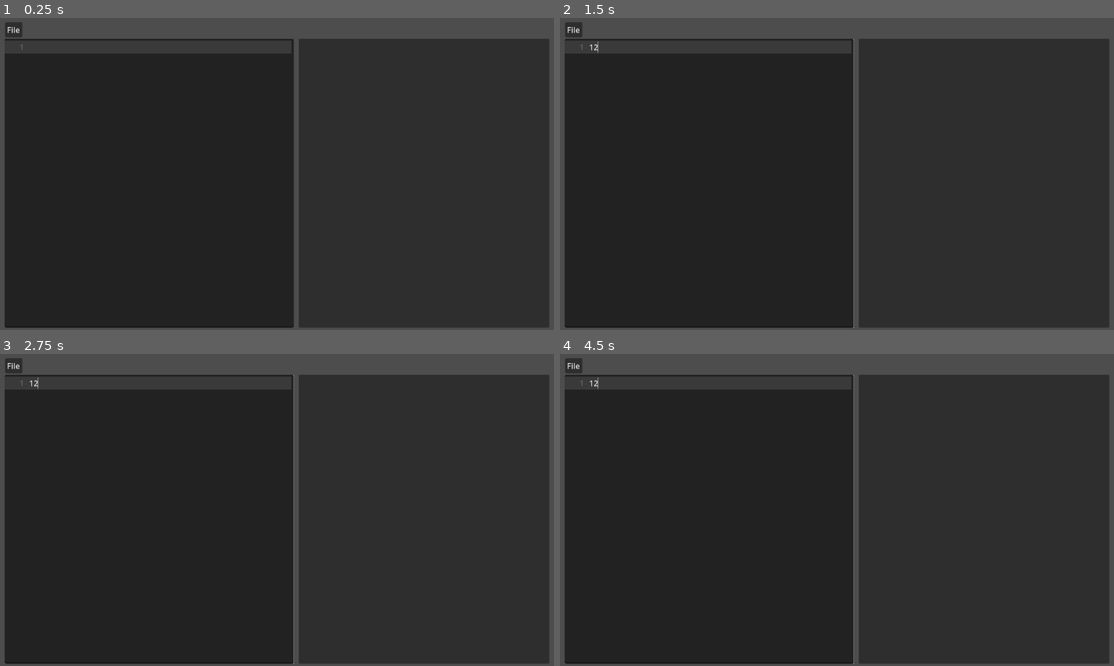
Above: before the commit, frames 1-4 (two rows, left to right).
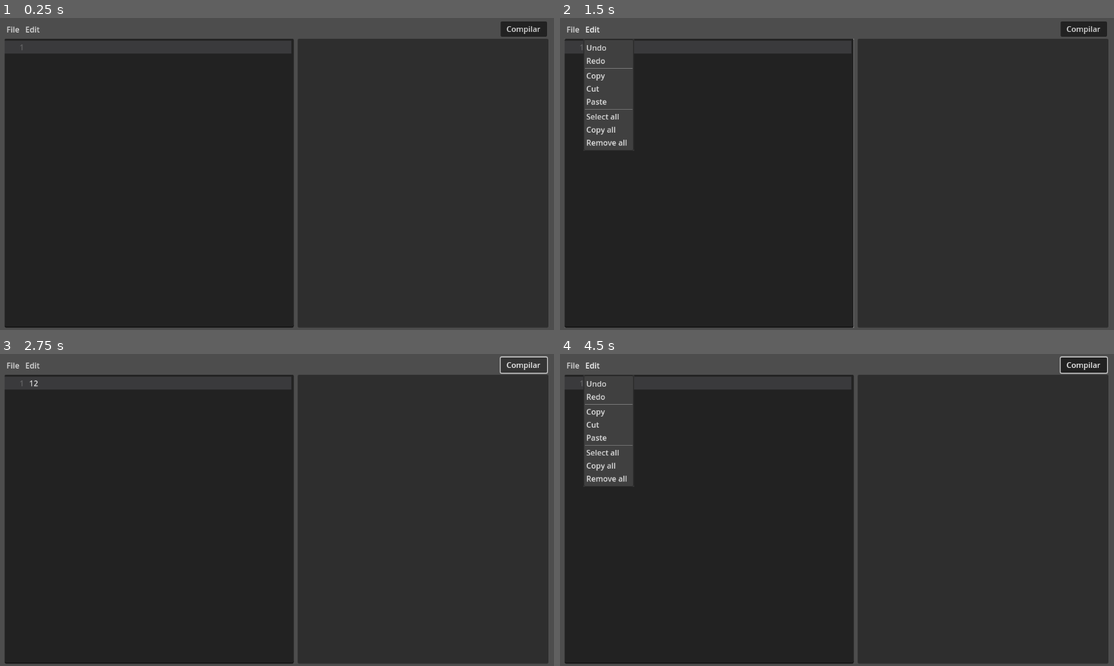
Above: after the commit, the same moments.

Repository: gaboCiber/WallEGraphics
Game: Godot game, scene res://container.tscn
Two runs of this game, one before a commit and one after it. Both use one fixed random seed, a clock stepped at 60 frames per second and the inputs below.
Inputs (mouse positions are in pixels of both pictures, inside the frame that each line leads up to):
- Up to frame 1 (0.25 s): no input
- Up to frame 2 (1.5 s): click (709, 183) at 0.52 s; type "12" at 0.6 s; click (593, 30) at 1.25 s, where only the run after the commit has a clickable "Edit"
- Up to frame 3 (2.75 s): click (526, 366) at 2 s, where only the run after the commit has a clickable "Compilar"
- Up to frame 4 (4.5 s): click "File" at 2.75 s; click "File" at 3.5 s; click (593, 366) at 4.25 s, where only the run after the commit has a clickable "Edit"

The runs differ from the first frame. In frame 1, 0.7% of the frame differs, in the area x 1-100%, y 1-100%; in frame 2, 3.4%; in frame 3, 0.5%; in frame 4, 3.6%, in the area x 1-100%, y 0-100%.

Commit message:
Menu Edit

Diff:
--- a/container.gd
+++ b/container.gd
@@ -2,6 +2,7 @@
 var app_name = "WallE"
 const UNTITLED = "Untitled"
 var current_file = UNTITLED
+var isSafeText : bool = true
 
 # Called every frame. 'delta' is the elapsed time since the previous frame.
 @warning_ignore("unused_parameter")
@@ -9,12 +10,16 @@
 	pass
 
 func _on_editor_text_changed():
+	isSafeText = false
 	pass
 
 # Called when the node enters the scene tree for the first time.
 func _ready():
 	update_window_title()
+
 	$menuContainer/MenuButtonFile.get_popup().connect("id_pressed", _on_menu_file_pressed)
+	$menuContainer/MenuButtonEdit.get_popup().connect("id_pressed", _on_menu_edit_pressed)
+
 
 func update_window_title():
 	get_window().title = app_name + ' - ' + current_file
@@ -35,10 +40,15 @@
 			get_tree().quit()
 
 
+func check_save():
+	if !isSafeText:
+		save_file()
+
 func new_file():
-		$editorContainer/editor.text = ''
-		current_file = UNTITLED
-		update_window_title()
+	#check_save()
+	$editorContainer/editor.text = ''
+	current_file = UNTITLED
+	update_window_title()
 
 func save_file():
 	var path = current_file
@@ -48,6 +58,7 @@
 	else:
 		_on_file_dialog_save_file_selected(path)
 
+	isSafeText = true
 
 func _on_file_dialog_open_file_selected(path):
 	var f = FileAccess.open(path, FileAccess.READ)
@@ -56,10 +67,32 @@
 	current_file = path
 	update_window_title()
 
-
 func _on_file_dialog_save_file_selected(path):
 	var f = FileAccess.open(path, FileAccess.WRITE)
 	f.store_string($editorContainer/editor.text)
 	f.close()
 	current_file = path
 	update_window_title()
+
+func _on_menu_edit_pressed(id):
+	var item_name = $menuContainer/MenuButtonEdit.get_popup().get_item_text(id)
+
+	match item_name:
+		'Undo':
+			$editorContainer/editor.undo()
+		'Redo':
+			$editorContainer/editor.redo()
+		'Copy':
+			$editorContainer/editor.copy()
+		'Cut':
+			$editorContainer/editor.cut()
+		'Paste':
+			$editorContainer/editor.paste()
+		'Select all':
+			$editorContainer/editor.select_all()
+		'Copy all':
+			$editorContainer/editor.select_all()
+			$editorContainer/editor.copy()
+			$editorContainer/editor.deselect()
+		'Remove all':
+			$editorContainer/editor.text = ''
--- a/container.tscn
+++ b/container.tscn
@@ -38,22 +38,18 @@
 anchor_top = 0.06
 anchor_right = 0.99
 anchor_bottom = 0.986
-offset_left = 0.223938
-offset_right = -0.480103
+offset_left = -1.77606
+offset_top = 0.120003
+offset_right = -2.4801
+offset_bottom = 0.119995
 
 [node name="Node2D" type="Node2D" parent="grahContainer"]
 
-[node name="menuContainer" type="PanelContainer" parent="."]
-layout_mode = 1
-anchors_preset = -1
-anchor_left = 0.01
-anchor_right = 0.048
-anchor_bottom = 0.056
-offset_left = -0.52
-offset_top = 5.0
-offset_right = -8.296
-offset_bottom = -0.288002
-grow_horizontal = 2
+[node name="menuContainer" type="HBoxContainer" parent="."]
+layout_mode = 0
+offset_left = 10.0
+offset_right = 50.0
+offset_bottom = 40.0
 
 [node name="MenuButtonFile" type="MenuButton" parent="menuContainer"]
 layout_mode = 2
@@ -61,17 +57,55 @@
 alignment = 0
 expand_icon = true
 switch_on_hover = true
-item_count = 5
+item_count = 7
 popup/item_0/text = "New File"
 popup/item_0/id = 0
 popup/item_1/text = "Open File"
 popup/item_1/id = 1
-popup/item_2/text = "Save"
+popup/item_2/text = ""
 popup/item_2/id = 2
-popup/item_3/text = "Save as"
+popup/item_2/disabled = true
+popup/item_2/separator = true
+popup/item_3/text = "Save"
 popup/item_3/id = 3
-popup/item_4/text = "Quit"
+popup/item_4/text = "Save as"
 popup/item_4/id = 4
+popup/item_5/text = ""
+popup/item_5/id = 5
+popup/item_5/disabled = true
+popup/item_5/separator = true
+popup/item_6/text = "Quit"
+popup/item_6/id = 6
+
+[node name="MenuButtonEdit" type="MenuButton" parent="menuContainer"]
+layout_mode = 2
+text = "Edit"
+switch_on_hover = true
+item_count = 10
+popup/item_0/text = "Undo"
+popup/item_0/id = 0
+popup/item_1/text = "Redo"
+popup/item_1/id = 1
+popup/item_2/text = ""
+popup/item_2/id = 2
+popup/item_2/disabled = true
+popup/item_2/separator = true
+popup/item_3/text = "Copy"
+popup/item_3/id = 3
+popup/item_4/text = "Cut"
+popup/item_4/id = 4
+popup/item_5/text = "Paste"
+popup/item_5/id = 5
+popup/item_6/text = ""
+popup/item_6/id = 6
+popup/item_6/disabled = true
+popup/item_6/separator = true
+popup/item_7/text = "Select all"
+popup/item_7/id = 7
+popup/item_8/text = "Copy all"
+popup/item_8/id = 8
+popup/item_9/text = "Remove all"
+popup/item_9/id = 9
 
 [node name="FileDialogOpen" type="FileDialog" parent="."]
 title = "Open a File"
@@ -86,6 +120,22 @@
 size = Vector2i(707, 450)
 access = 2
 
+[node name="compilarContainer" type="PanelContainer" parent="."]
+layout_mode = 1
+anchors_preset = -1
+anchor_left = 0.902
+anchor_top = 0.005
+anchor_right = 0.985
+anchor_bottom = 0.054
+offset_left = -0.104126
+offset_top = -0.24
+offset_right = 0.279907
+offset_bottom = 0.00799942
+
+[node name="compilarButton" type="Button" parent="compilarContainer"]
+layout_mode = 2
+text = "Compilar"
+
 [connection signal="text_changed" from="editorContainer/editor" to="." method="_on_editor_text_changed"]
 [connection signal="file_selected" from="FileDialogOpen" to="." method="_on_file_dialog_open_file_selected"]
 [connection signal="file_selected" from="FileDialogSave" to="." method="_on_file_dialog_save_file_selected"]
